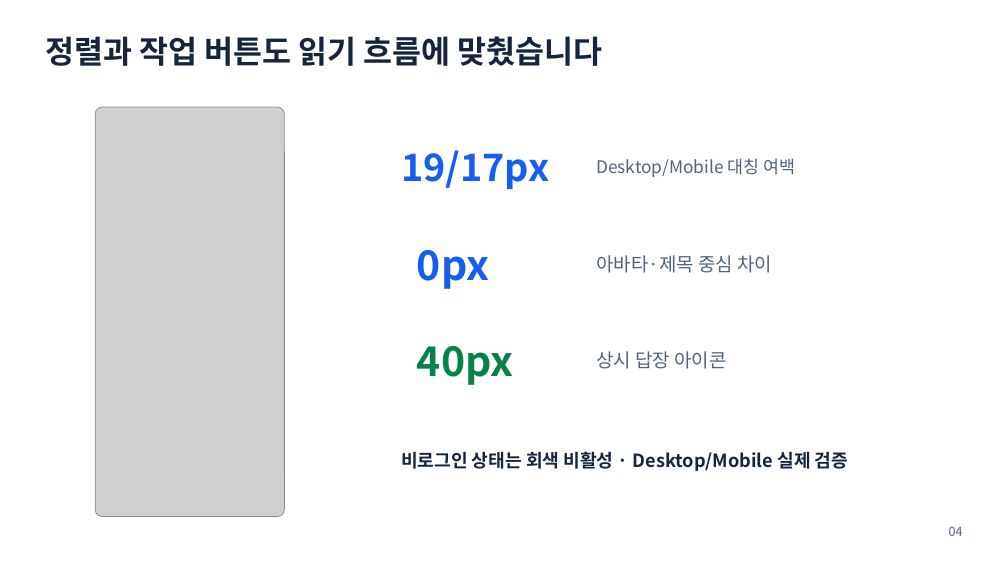
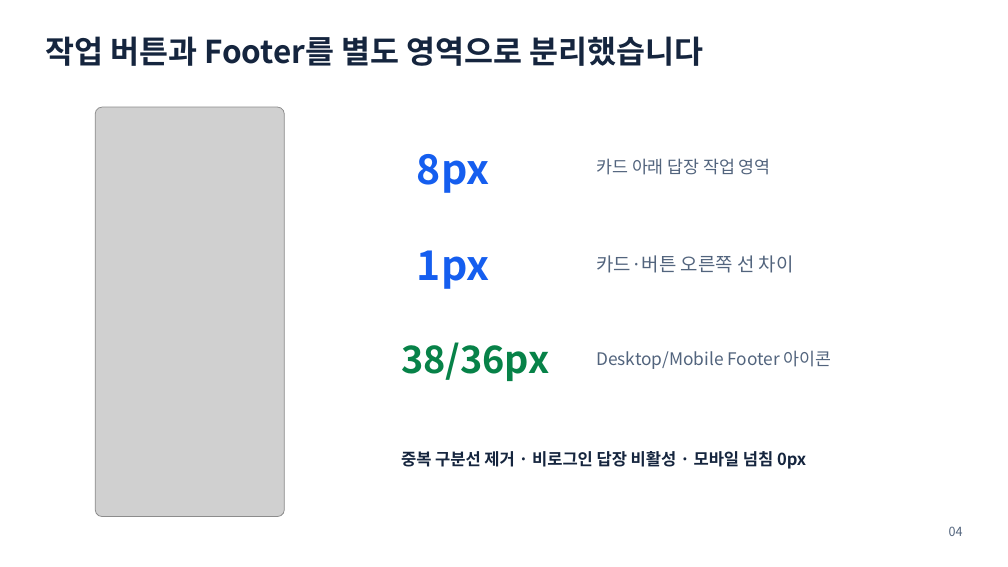
Before and after one commit to ablecloud-team/ablestack-techflow, a slide deck: slide 4 of output/presentation/techflow-community-ui-modernization.pptx. Drawn at 1008x567 pixels with LibreOffice and Linux fonts; fonts in the diff are those of the drawing; grey boxes stand for pictures. Boxes give left, top, right and bottom in pixels: in the first picture for what was removed or moved away, otherwise in the second. Text is boxed around its words. In the diff, an @@ line names an element or a change of style, - is before the commit and + after.

Commit message:
style: 답장 작업 영역과 Footer 아이콘 정리

```diff
--- a/output/presentation/techflow-community-ui-modernization.pptx
+++ b/output/presentation/techflow-community-ui-modernization.pptx
@@ text at (x1=45, y1=36, x2=704, y2=66): text changed @@
-정렬과 작업 버튼도 읽기 흐름에 맞췄습니다
+작업 버튼과 Footer를 별도 영역으로 분리했습니다
@@ text at (x1=417, y1=154, x2=489, y2=193): text changed; size 36 to 39 pt @@
-19/17px
+8px
@@ text at (x1=596, y1=158, x2=771, y2=175): text changed @@
-Desktop/Mobile 대칭 여백
+카드 아래 답장 작업 영역
@@ text at (x1=417, y1=250, x2=489, y2=289): text changed @@
-0px
+1px
@@ text at (x1=596, y1=255, x2=794, y2=273): text changed @@
-아바타·제목 중심 차이
+카드·버튼 오른쪽 선 차이
@@ text at (x1=401, y1=342, x2=549, y2=381): text changed; size 39 to 36 pt @@
-40px
+38/36px
@@ text at (x1=596, y1=350, x2=832, y2=369): text changed; size 18 to 16.5 pt @@
-상시 답장 아이콘
+Desktop/Mobile Footer 아이콘
@@ text at (x1=401, y1=451, x2=806, y2=469): text changed; size 17.2 to 15.8 pt @@
-비로그인 상태는 회색 비활성 · Desktop/Mobile 실제 검증
+중복 구분선 제거 · 비로그인 답장 비활성 · 모바일 넘침 0px
```
Also in this commit, not shown: 16 other files.
